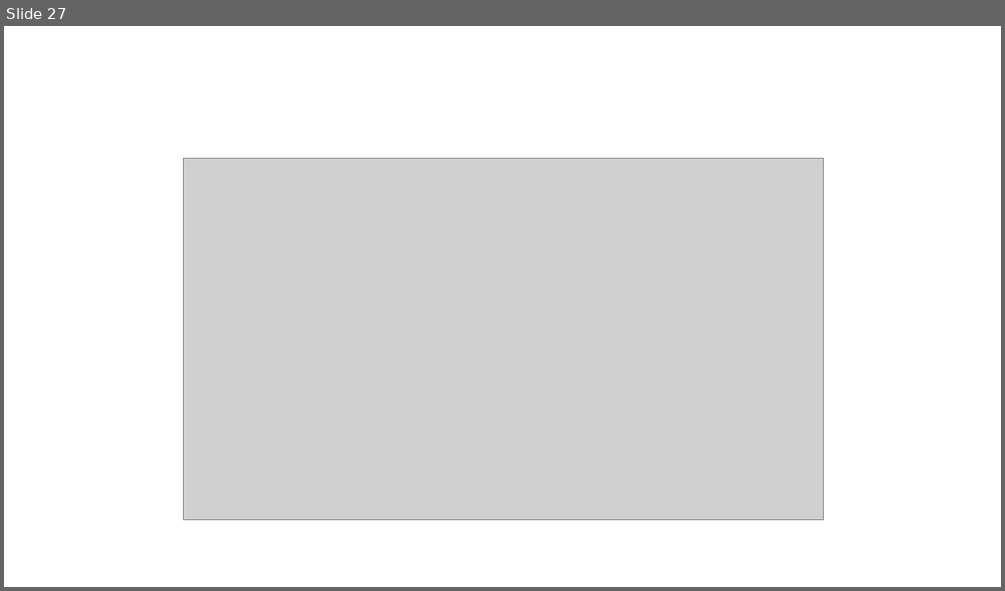
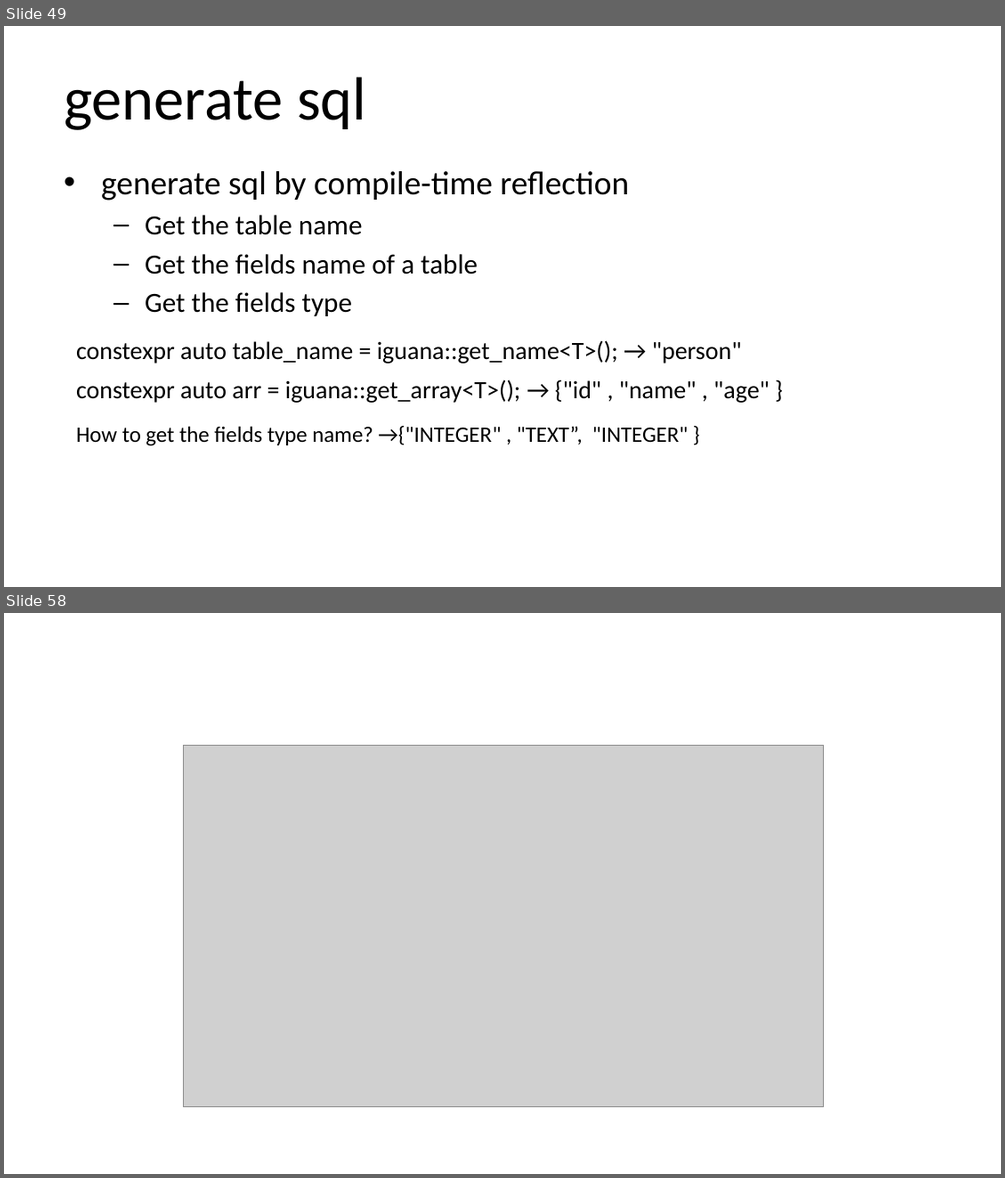
Before and after one commit to qicosmos/cppcon2018, a slide deck: cppcon2018.pptx. Shown one above the other, each under a label of ours: slide 27 before the commit, slides 49 and 58 after it; the slides between them are not shown. The pictures are 1005x591 and 1005x1178 pixels, drawn with LibreOffice and Linux fonts; fonts in the diff are those of the drawing; grey boxes stand for pictures. Boxes give left, top, right and bottom in pixels: in the first picture for what was removed or moved away, otherwise in the second. Text is boxed around its words. In the diff, an @@ line names an element or a change of style, - is before the commit and + after.

```diff
--- a/cppcon2018.pptx
+++ b/cppcon2018.pptx
@@ slide 49 added at (x1=4, y1=26, x2=1001, y2=587), background #FFFFFF @@
@@ title added at (x1=64, y1=77, x2=366, y2=130), 44 pt, text #000000 @@
+generate sql
@@ text added at (x1=101, y1=171, x2=629, y2=316), 20 pt, text #000000 @@
+• generate sql by compile-time reflection
+  – Get the table name
+  – Get the fields name of a table
+  – Get the fields type
@@ text added at (x1=76, y1=340, x2=742, y2=363), 18 pt, text #000000 @@
+constexpr auto table_name = iguana::get_name<T>(); → "person"
@@ text added at (x1=76, y1=379, x2=769, y2=402), 18 pt, text #000000 @@
+constexpr auto arr = iguana::get_array<T>(); → {"id" , "name" , "age" }
@@ text added at (x1=76, y1=426, x2=688, y2=446), 16 pt, text #000000 @@
+How to get the fields type name? →{"INTEGER" , "TEXT”, "INTEGER" }
@@ what was slide 27 is now slide 58 @@
```
Also in this commit, not shown: 3 slides changed, 30 other slides added.
